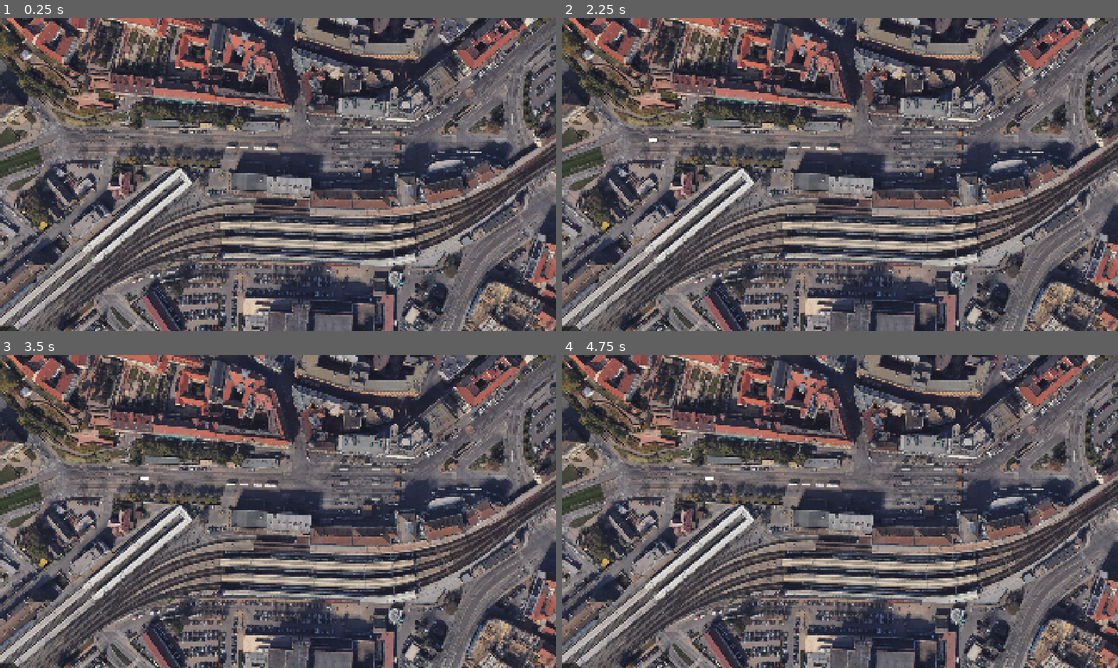
Above: before the commit, frames 1-4 (two rows, left to right).
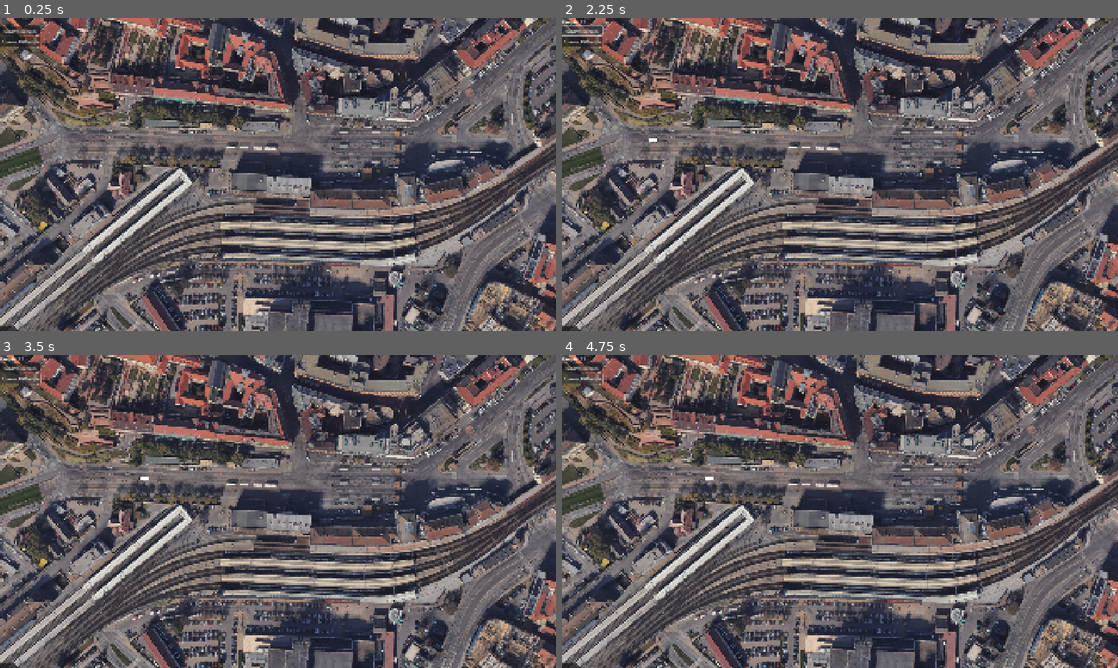
Above: after the commit, the same moments.

Repository: VojtaStruhar/hlavas
Game: Godot game, scene res://Scenes/main.tscn
Two runs of this game, one before a commit and one after it. Both use one fixed random seed, a clock stepped at 60 frames per second and the inputs below.
Inputs (mouse positions are in pixels of both pictures, inside the frame that each line leads up to):
- Up to frame 1 (0.25 s): no input
- Up to frame 2 (2.25 s): click (584, 30) at 0.5 s, where only the run after the commit has a clickable "Spawn person"; click (584, 39) at 1.25 s, where only the run after the commit has a clickable "Spawn 10 People"; click (584, 30) at 2 s, where only the run after the commit has a clickable "Spawn person"
- Up to frame 3 (3.5 s): click (22, 376) at 2.75 s, where only the run after the commit has a clickable "Spawn 10 People"
- Up to frame 4 (4.75 s): click (584, 367) at 3.5 s, where only the run after the commit has a clickable "Spawn person"; click (584, 376) at 4.25 s, where only the run after the commit has a clickable "Spawn 10 People"

The runs differ from the first frame. In frame 1, 0.3% of the frame differs, in the area x 0-8%, y 2-10%; in frame 2, 0.4%, in the area x 0-8%, y 0-10%; in frame 3, 0.3%; in frame 4, 0.3%.

Commit message:
People wandering places

Diff:
--- /dev/null
+++ b/Scenes/ExitDoor.tscn
@@ -0,0 +1,6 @@
+[gd_scene load_steps=2 format=3 uid="uid://bvytrapye3cw8"]
+
+[ext_resource type="Script" path="res://Scripts/exit_door.gd" id="1_tlid2"]
+
+[node name="ExitDoor" type="Node2D"]
+script = ExtResource("1_tlid2")
--- a/Scenes/brnak.tscn
+++ b/Scenes/brnak.tscn
@@ -1,22 +1,27 @@
-[gd_scene load_steps=3 format=3 uid="uid://ba63uummfjdfb"]
+[gd_scene load_steps=4 format=3 uid="uid://ba63uummfjdfb"]
 
 [ext_resource type="Script" uid="uid://cir6xy104sghk" path="res://Scripts/brnak.gd" id="1_5sujq"]
 [ext_resource type="Texture2D" uid="uid://jjusgbygssw8" path="res://Assets/person.png" id="2_lpub6"]
 
+[sub_resource type="CircleShape2D" id="CircleShape2D_sutl6"]
+radius = 5.0
+
 [node name="Brnak" type="Node2D"]
-position = Vector2(1389, 611)
 script = ExtResource("1_5sujq")
 
 [node name="NavigationAgent2D" type="NavigationAgent2D" parent="."]
 path_desired_distance = 10.0
 navigation_layers = 3
 avoidance_enabled = true
-neighbor_distance = 50.0
+radius = 8.0
+neighbor_distance = 20.0
 max_neighbors = 6
-debug_enabled = true
-debug_path_custom_point_size = 10.0
-debug_path_custom_line_width = 2.0
 
 [node name="Sprite2D" type="Sprite2D" parent="."]
 scale = Vector2(0.25, 0.25)
 texture = ExtResource("2_lpub6")
+
+[node name="Area2D" type="Area2D" parent="."]
+
+[node name="CollisionShape2D" type="CollisionShape2D" parent="Area2D"]
+shape = SubResource("CircleShape2D_sutl6")
--- a/Scenes/main.tscn
+++ b/Scenes/main.tscn
@@ -1,8 +1,32 @@
-[gd_scene load_steps=25 format=3 uid="uid://dwt8hh41wlhih"]
+[gd_scene load_steps=36 format=3 uid="uid://dwt8hh41wlhih"]
 
 [ext_resource type="Texture2D" uid="uid://buikkxvhvo645" path="res://Assets/brno_google_earth_2.png" id="1_42f77"]
 [ext_resource type="Script" uid="uid://d3wi5ks1jrku1" path="res://Scripts/tram.gd" id="2_wopkb"]
 [ext_resource type="Texture2D" uid="uid://v5ao2pigmcb1" path="res://Assets/wagon.png" id="3_55qam"]
+[ext_resource type="PackedScene" uid="uid://cfrdvxst7bm3f" path="res://Scenes/point_of_interest.tscn" id="4_jjvhh"]
+[ext_resource type="PackedScene" uid="uid://bvytrapye3cw8" path="res://Scenes/ExitDoor.tscn" id="5_kry3j"]
+
+[sub_resource type="GDScript" id="GDScript_kry3j"]
+resource_name = "debug_ui"
+script/source = "extends CanvasLayer
+
+@onready var people_label: Label = $VBoxContainer/PeopleLabel
+
+var people_count = 0:
+	set(v):
+		people_count = v
+		people_label.text = \"People: \" + str(v)
+
+func _on_spawn_person_pressed() -> void:
+	var place = PlacesManager.places.pick_random() as PointOfInterest
+	place.people_inside += 1
+	people_count += 1
+
+
+func _on_spawn_10_people_pressed() -> void:
+	for i in range(10):
+		_on_spawn_person_pressed()
+"
 
 [sub_resource type="Curve2D" id="Curve2D_ri0xk"]
 _data = {
@@ -129,7 +153,47 @@
 outlines = Array[PackedVector2Array]([PackedVector2Array(1605, 388, 1605, 404, 1752, 414, 1748, 290, 1733, 289, 1731, 395)])
 agent_radius = 2.0
 
+[sub_resource type="CircleShape2D" id="CircleShape2D_21xkr"]
+
+[sub_resource type="CircleShape2D" id="CircleShape2D_kry3j"]
+
+[sub_resource type="CircleShape2D" id="CircleShape2D_6bp64"]
+radius = 14.1421
+
+[sub_resource type="CircleShape2D" id="CircleShape2D_344ge"]
+radius = 17.0294
+
+[sub_resource type="CircleShape2D" id="CircleShape2D_ynf5e"]
+radius = 55.3263
+
+[sub_resource type="CircleShape2D" id="CircleShape2D_hptm8"]
+radius = 23.0217
+
+[sub_resource type="CircleShape2D" id="CircleShape2D_d1ilt"]
+radius = 19.4165
+
+[sub_resource type="CircleShape2D" id="CircleShape2D_6iyac"]
+radius = 18.0278
+
 [node name="Main" type="Node2D"]
+
+[node name="CanvasLayer" type="CanvasLayer" parent="."]
+script = SubResource("GDScript_kry3j")
+
+[node name="VBoxContainer" type="VBoxContainer" parent="CanvasLayer"]
+offset_right = 40.0
+offset_bottom = 40.0
+
+[node name="PeopleLabel" type="Label" parent="CanvasLayer/VBoxContainer"]
+layout_mode = 2
+
+[node name="SpawnPerson" type="Button" parent="CanvasLayer/VBoxContainer"]
+layout_mode = 2
+text = "Spawn person"
+
+[node name="Spawn10People" type="Button" parent="CanvasLayer/VBoxContainer"]
+layout_mode = 2
+text = "Spawn 10 People"
 
 [node name="UnderlyingPhoto" type="Node2D" parent="."]
 metadata/_edit_group_ = true
@@ -467,3 +531,105 @@
 [node name="NavigationRegion2D" type="NavigationRegion2D" parent="Navigation"]
 navigation_polygon = SubResource("NavigationPolygon_21xkr")
 use_edge_connections = false
+
+[node name="KFC" parent="." instance=ExtResource("4_jjvhh")]
+position = Vector2(1061, 327)
+
+[node name="CollisionShape2D" type="CollisionShape2D" parent="KFC"]
+shape = SubResource("CircleShape2D_21xkr")
+
+[node name="ExitDoor" parent="KFC" instance=ExtResource("5_kry3j")]
+position = Vector2(12, 10)
+
+[node name="ExitDoor2" parent="KFC" instance=ExtResource("5_kry3j")]
+position = Vector2(-10, -10)
+
+[node name="Dornych" parent="." instance=ExtResource("4_jjvhh")]
+position = Vector2(1256, 971)
+
+[node name="CollisionShape2D" type="CollisionShape2D" parent="Dornych"]
+shape = SubResource("CircleShape2D_kry3j")
+
+[node name="ExitDoor" parent="Dornych" instance=ExtResource("5_kry3j")]
+position = Vector2(64, 61)
+
+[node name="ExitDoor2" parent="Dornych" instance=ExtResource("5_kry3j")]
+position = Vector2(-37, -5)
+
+[node name="ExitDoor3" parent="Dornych" instance=ExtResource("5_kry3j")]
+position = Vector2(18, 1)
+
+[node name="Vankovka" parent="." instance=ExtResource("4_jjvhh")]
+position = Vector2(1332, 1127)
+
+[node name="CollisionShape2D" type="CollisionShape2D" parent="Vankovka"]
+shape = SubResource("CircleShape2D_6bp64")
+
+[node name="ExitDoor" parent="Vankovka" instance=ExtResource("5_kry3j")]
+
+[node name="Anapurna" parent="." instance=ExtResource("4_jjvhh")]
+position = Vector2(1451, 132)
+
+[node name="CollisionShape2D" type="CollisionShape2D" parent="Anapurna"]
+position = Vector2(0, 1)
+shape = SubResource("CircleShape2D_344ge")
+
+[node name="ExitDoor" parent="Anapurna" instance=ExtResource("5_kry3j")]
+position = Vector2(4, 2)
+
+[node name="Letmo" parent="." instance=ExtResource("4_jjvhh")]
+position = Vector2(1425, 281)
+
+[node name="CollisionShape2D" type="CollisionShape2D" parent="Letmo"]
+shape = SubResource("CircleShape2D_ynf5e")
+
+[node name="ExitDoor" parent="Letmo" instance=ExtResource("5_kry3j")]
+position = Vector2(32, 59)
+
+[node name="ExitDoor2" parent="Letmo" instance=ExtResource("5_kry3j")]
+position = Vector2(-21, 43)
+
+[node name="ExitDoor3" parent="Letmo" instance=ExtResource("5_kry3j")]
+position = Vector2(-29, -38)
+
+[node name="Zelnak" parent="." instance=ExtResource("4_jjvhh")]
+position = Vector2(773, -58)
+
+[node name="CollisionShape2D" type="CollisionShape2D" parent="Zelnak"]
+shape = SubResource("CircleShape2D_hptm8")
+
+[node name="ExitDoor" parent="Zelnak" instance=ExtResource("5_kry3j")]
+position = Vector2(19, 11)
+
+[node name="ExitDoor2" parent="Zelnak" instance=ExtResource("5_kry3j")]
+position = Vector2(-20, 29)
+
+[node name="ExitDoor3" parent="Zelnak" instance=ExtResource("5_kry3j")]
+position = Vector2(-421, 47)
+
+[node name="Svobodak" parent="." instance=ExtResource("4_jjvhh")]
+position = Vector2(1031, -46)
+
+[node name="CollisionShape2D" type="CollisionShape2D" parent="Svobodak"]
+shape = SubResource("CircleShape2D_d1ilt")
+
+[node name="ExitDoor" parent="Svobodak" instance=ExtResource("5_kry3j")]
+position = Vector2(-14, 3)
+
+[node name="ExitDoor2" parent="Svobodak" instance=ExtResource("5_kry3j")]
+position = Vector2(11, 8)
+
+[node name="Malinak" parent="." instance=ExtResource("4_jjvhh")]
+position = Vector2(1528, -24)
+
+[node name="CollisionShape2D" type="CollisionShape2D" parent="Malinak"]
+shape = SubResource("CircleShape2D_6iyac")
+
+[node name="ExitDoor" parent="Malinak" instance=ExtResource("5_kry3j")]
+position = Vector2(-1, 8)
+
+[node name="ExitDoor2" parent="Malinak" instance=ExtResource("5_kry3j")]
+position = Vector2(159, 13)
+
+[connection signal="pressed" from="CanvasLayer/VBoxContainer/SpawnPerson" to="CanvasLayer" method="_on_spawn_person_pressed"]
+[connection signal="pressed" from="CanvasLayer/VBoxContainer/Spawn10People" to="CanvasLayer" method="_on_spawn_10_people_pressed"]
--- /dev/null
+++ b/Scenes/point_of_interest.tscn
@@ -0,0 +1,11 @@
+[gd_scene load_steps=2 format=3 uid="uid://cfrdvxst7bm3f"]
+
+[ext_resource type="Script" uid="uid://cd5vcp71kp6dm" path="res://Scripts/point_of_interest.gd" id="1_eses7"]
+
+[node name="PointOfInterest" type="Area2D"]
+collision_layer = 2
+script = ExtResource("1_eses7")
+
+[node name="ReleaseTimer" type="Timer" parent="."]
+wait_time = 3.0
+autostart = true
--- /dev/null
+++ b/Scripts/PlacesManager.gd
@@ -0,0 +1,3 @@
+extends Node
+
+var places: Array[Node2D]
--- a/Scripts/brnak.gd
+++ b/Scripts/brnak.gd
@@ -1,8 +1,8 @@
-extends Node2D
+@icon("res://Assets/guy_icon.png")
+class_name Brnak extends Node2D
 
 @onready var agent: NavigationAgent2D = $NavigationAgent2D
-@export var goal: Node2D
-
+var goal: Node2D
 
 var SPEED = 20
 
@@ -10,8 +10,10 @@
 func _ready() -> void:
 	SPEED += randi_range(-3, 3)
 
-	agent.target_reached.connect(on_arrive)
-	agent.link_reached.connect(func(data): print(name, " reached a link: ", data.owner.name))
+	goal = PlacesManager.places.pick_random()
+	print("Heading to ", goal.name)
+
+	agent.navigation_finished.connect(on_arrive)
 
 	if goal:
 		start.call_deferred()
--- /dev/null
+++ b/Scripts/exit_door.gd
@@ -0,0 +1,2 @@
+@icon("res://Assets/door_icon.png")
+class_name ExitDoor extends Node2D
--- /dev/null
+++ b/Scripts/point_of_interest.gd
@@ -0,0 +1,40 @@
+@icon("res://Assets/poi_icon.png")
+class_name PointOfInterest extends Area2D
+
+@onready var release_timer: Timer = $ReleaseTimer
+
+var exits: Array[ExitDoor] = []
+var people_inside: int = 0
+
+const BRNAK_TEMPLATE = preload("res://Scenes/brnak.tscn")
+
+func _ready() -> void:
+	PlacesManager.places.append(self)
+
+	release_timer.timeout.connect(release_person)
+	self.area_entered.connect(on_area_entered)
+
+	for child in get_children():
+		if child is ExitDoor:
+			exits.append(child)
+
+	assert(exits.size() > 0, "Building have at least 1 exit")
+
+func on_area_entered(area: Area2D) -> void:
+	var potential_brnak = area.get_parent()
+	if potential_brnak is Brnak:
+		var brnak = potential_brnak as Brnak
+		if brnak.goal == self:
+			brnak.queue_free()
+			people_inside += 1
+
+func release_person() -> void:
+	if people_inside == 0:
+		return
+
+	people_inside -= 1
+	var b = BRNAK_TEMPLATE.instantiate()
+	var exit = exits.pick_random()
+	print(self.name, " released a person, ", people_inside, " left")
+	get_tree().current_scene.add_child(b)
+	b.global_position = exit.global_position
--- a/Scripts/tram.gd
+++ b/Scripts/tram.gd
@@ -1,3 +1,4 @@
+@icon("res://Assets/tram_icon.png")
 extends PathFollow2D
 
 
--- a/project.godot
+++ b/project.godot
@@ -15,6 +15,10 @@
 config/features=PackedStringArray("4.4", "Forward Plus")
 config/icon="res://icon.svg"
 
+[autoload]
+
+PlacesManager="*res://Scripts/PlacesManager.gd"
+
 [display]
 
 window/size/viewport_width=1920
@@ -23,5 +27,8 @@
 
 [layer_names]
 
+2d_physics/layer_1="World"
 2d_navigation/layer_1="Nadzemi"
+2d_physics/layer_2="Point of interest"
 2d_navigation/layer_2="Podzemi"
+2d_physics/layer_3="Train"
Binary file added: Assets/door_icon.png
Not shown, added: Assets/door_icon.png.import
Binary file added: Assets/guy_icon.png
Not shown, added: Assets/guy_icon.png.import
Binary file added: Assets/poi_icon.png
Not shown, added: Assets/poi_icon.png.import
Binary file added: Assets/tram_icon.png
Not shown, added: Assets/tram_icon.png.import
Not shown, added: Scripts/PlacesManager.gd.uid
Not shown, added: Scripts/exit_door.gd.uid
Not shown, added: Scripts/point_of_interest.gd.uid
Not shown, changed: .gitignore
